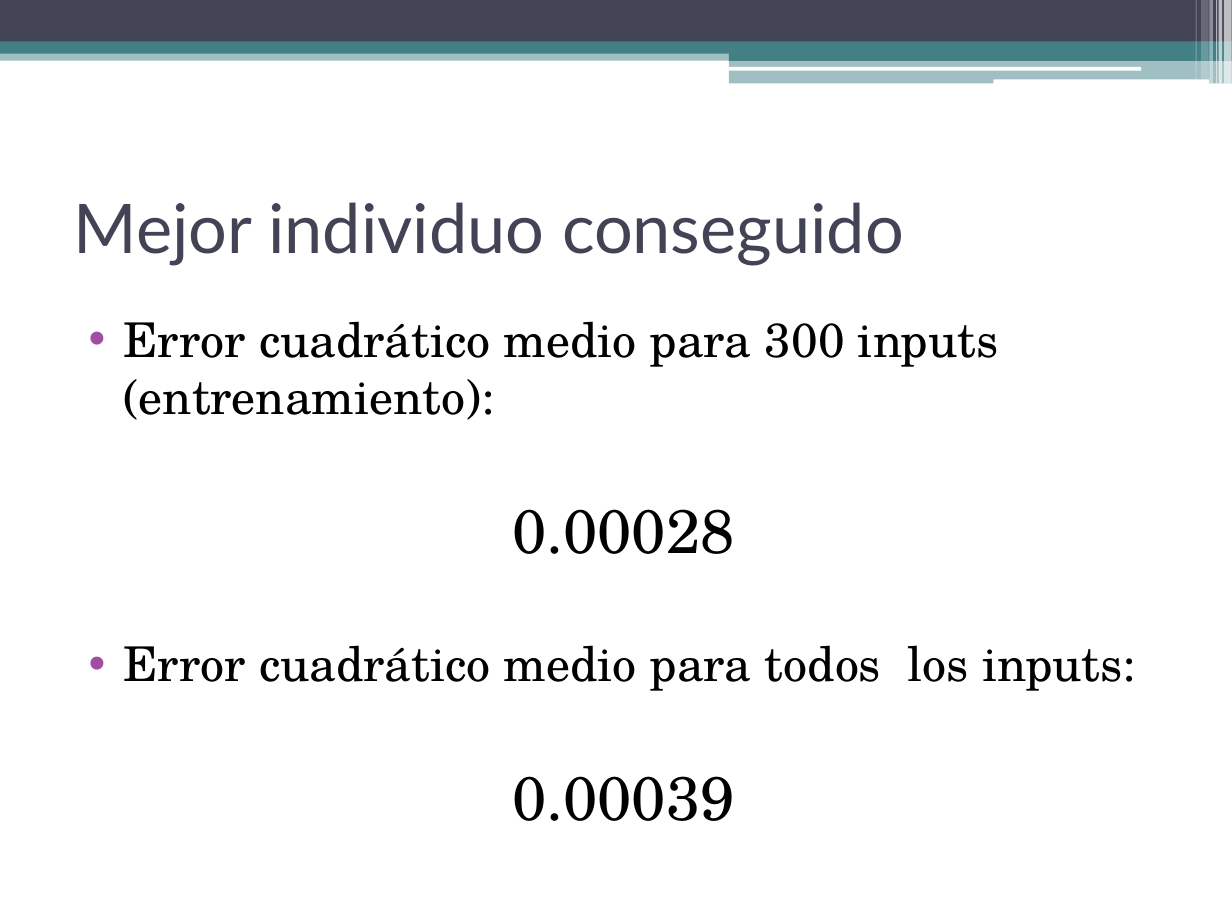
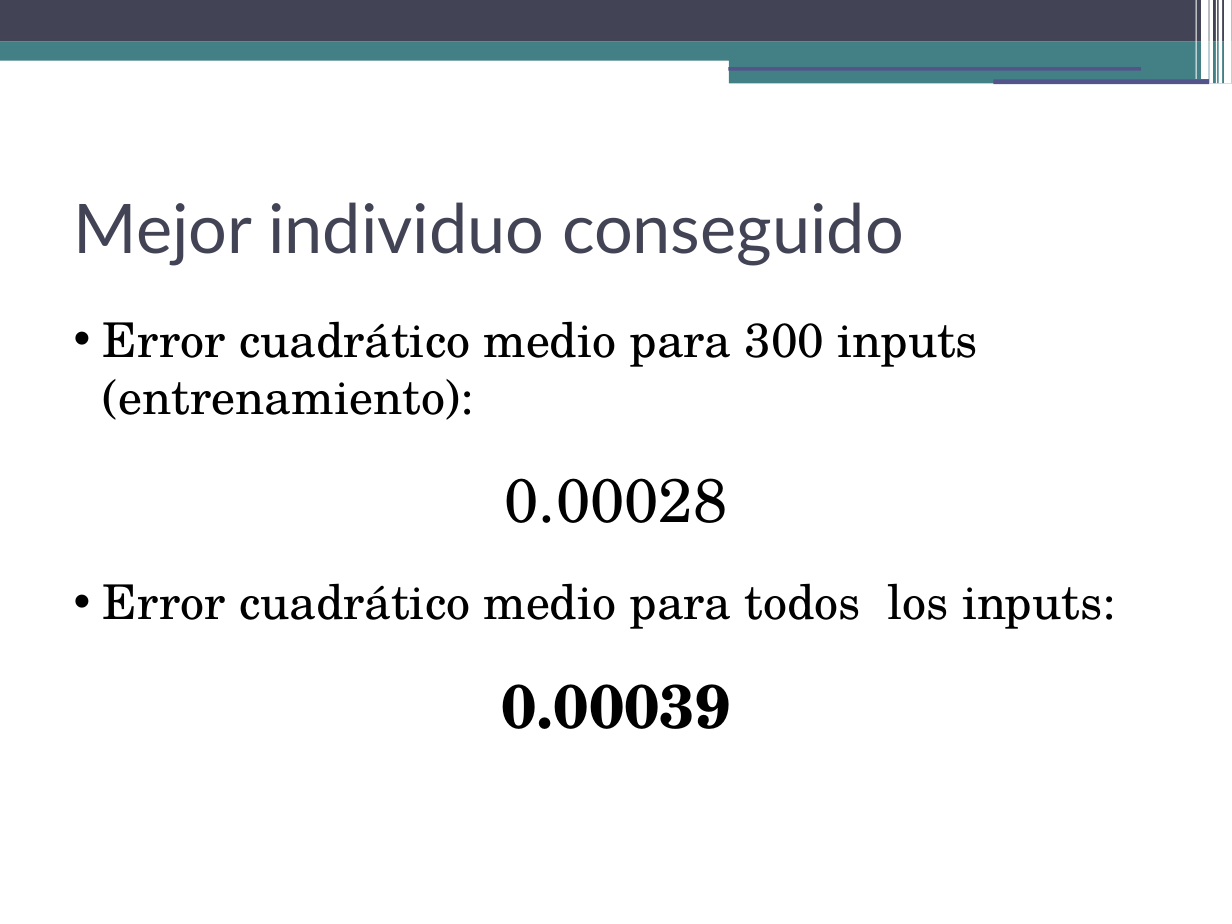
Before and after one commit to dariosus/ITBA_SIA_13_GeneticAlgorithms, a slide deck: slide 14 of presentation/Sistemas de Inteligencia Artificial.pptx. Drawn at 1232x924 pixels with LibreOffice and Linux fonts; fonts in the diff are those of the drawing. Boxes give left, top, right and bottom in pixels: in the first picture for what was removed or moved away, otherwise in the second. Text is boxed around its words. In the diff, an @@ line names an element or a change of style, - is before the commit and + after.

```diff
--- a/presentation/Sistemas de Inteligencia Artificial.pptx
+++ b/presentation/Sistemas de Inteligencia Artificial.pptx
@@ rectangle at <box>1195,0,1196,79</box>: fill #FFFFFF at 30% opacity to #FFFFFF @@
@@ rectangle at <box>1201,0,1209,79</box>: fill #FFFFFF at 20% opacity to #FFFFFF @@
@@ rectangle at <box>1210,0,1214,84</box>: fill #FFFFFF at 40% opacity to #FFFFFF @@
@@ rectangle at <box>1216,0,1217,84</box>: fill #FFFFFF at 60% opacity to #FFFFFF @@
@@ rectangle at <box>1218,0,1222,84</box>: fill #FFFFFF at 65% opacity to #FFFFFF @@
@@ rectangle at <box>1225,0,1232,84</box>: fill #FFFFFF at 65% opacity to #FFFFFF @@
@@ rectangle at <box>0,49,1232,60</box>: fill #438086 at 50% opacity to #438086 @@
@@ rectangle at <box>729,48,1232,60</box>: mirrored @@
@@ rectangle at <box>729,59,1232,84</box>: fill #438086 at 50% opacity to #438086; mirrored @@
@@ rounded rectangle removed at <box>728,67,1141,70</box> @@
@@ rectangle added at <box>728,67,1141,70</box>, fill #53548A @@
@@ rounded rectangle removed at <box>993,79,1209,84</box> @@
@@ rectangle added at <box>993,79,1209,84</box>, fill #53548A @@
@@ text "Error cuadrático medio para 300 ..." at <box>103,321,1116,729</box>: bold on in "0.00039"; indent changed; less space between paragraphs @@
```
Also in this commit, not shown: 15 other slides changed, 1 other file.
